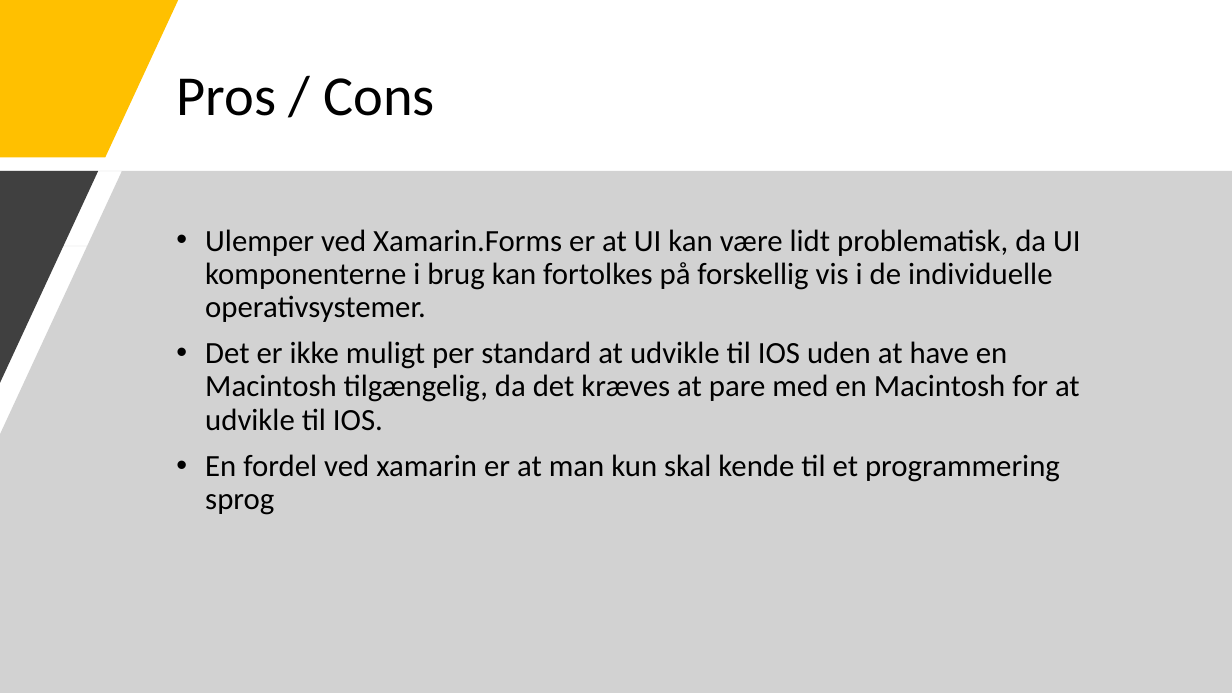
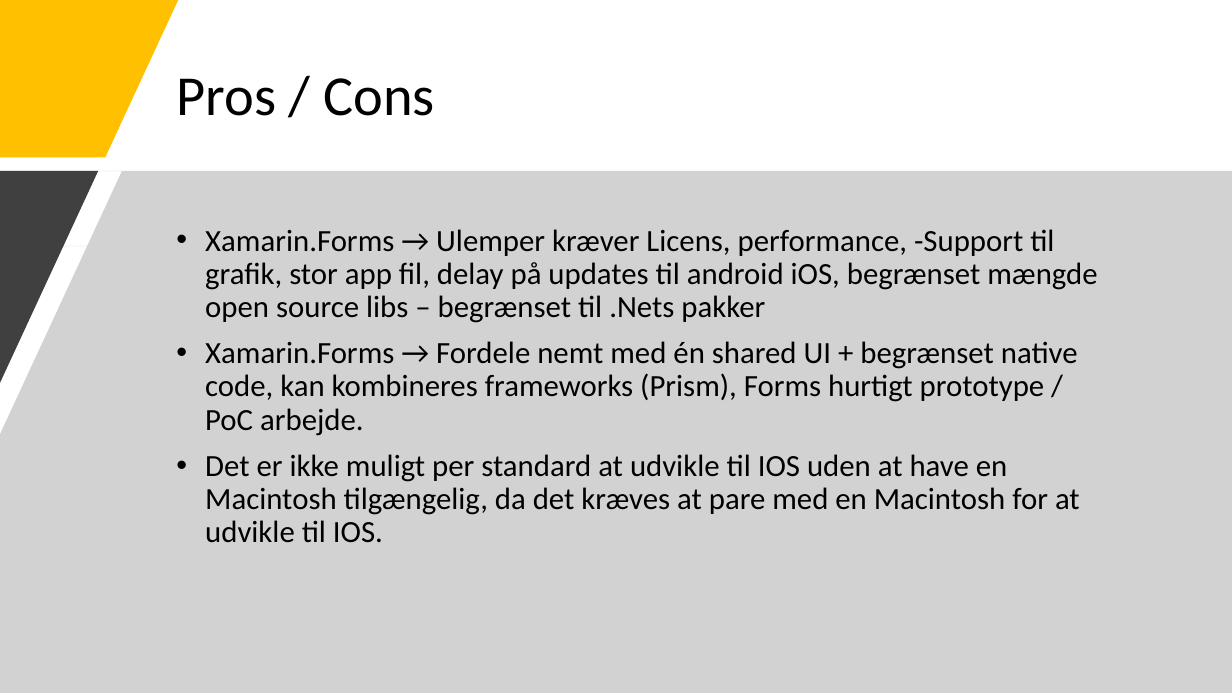
Before and after one commit to Bl0bb3r/KPU_CBD, a slide deck: slide 4 of Presentations/8_Cross_Platform_Apps.pptx. Drawn at 1232x693 pixels with LibreOffice and Linux fonts; fonts in the diff are those of the drawing. Boxes give left, top, right and bottom in pixels: in the first picture for what was removed or moved away, otherwise in the second. Text is boxed around its words. In the diff, an @@ line names an element or a change of style, - is before the commit and + after.

```diff
--- a/Presentations/8_Cross_Platform_Apps.pptx
+++ b/Presentations/8_Cross_Platform_Apps.pptx
@@ text at [205, 229, 1097, 436]: text changed @@
-• Ulemper ved Xamarin.Forms er at UI kan være lidt problematisk, da UI komponenterne i brug kan fortolkes på forskellig vis i de individuelle operativsystemer.
+• Xamarin.Forms → Ulemper kræver Licens, performance, -Support til grafik, stor app fil, delay på updates til android iOS, begrænset mængde open source libs – begrænset til .Nets pakker
+• Xamarin.Forms → Fordele nemt med én shared UI + begrænset native code, kan kombineres frameworks (Prism), Forms hurtigt prototype / PoC arbejde.
@@ text at [205, 454, 1060, 515]: paragraph removed @@
-• En fordel ved xamarin er at man kun skal kende til et programmering sprog
```
Also in this commit, not shown: 2 other slides changed, 10 other files.
